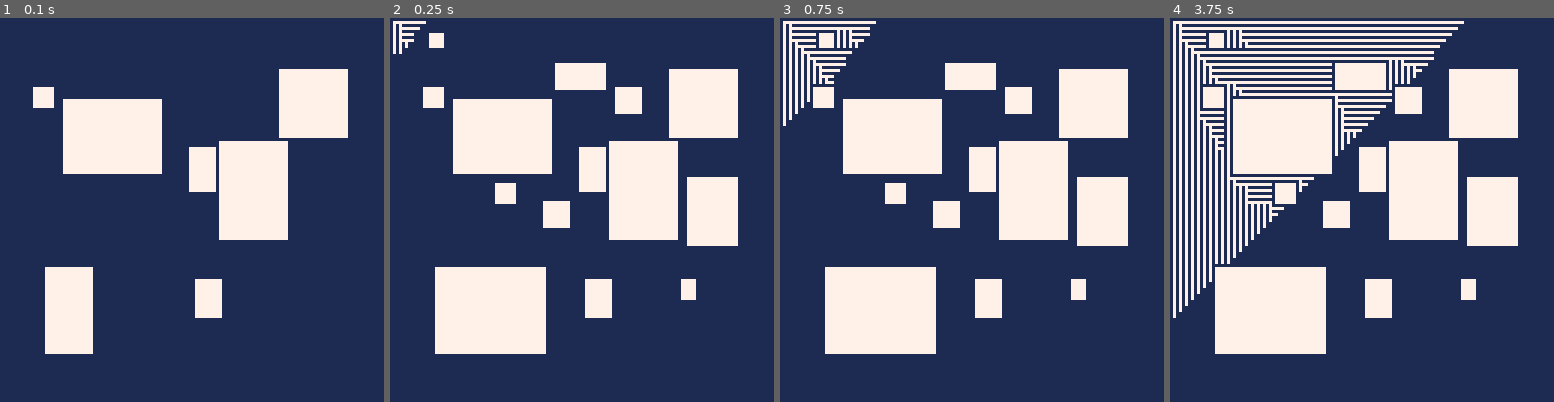
Above: before the commit, frames 1-4 (left to right).
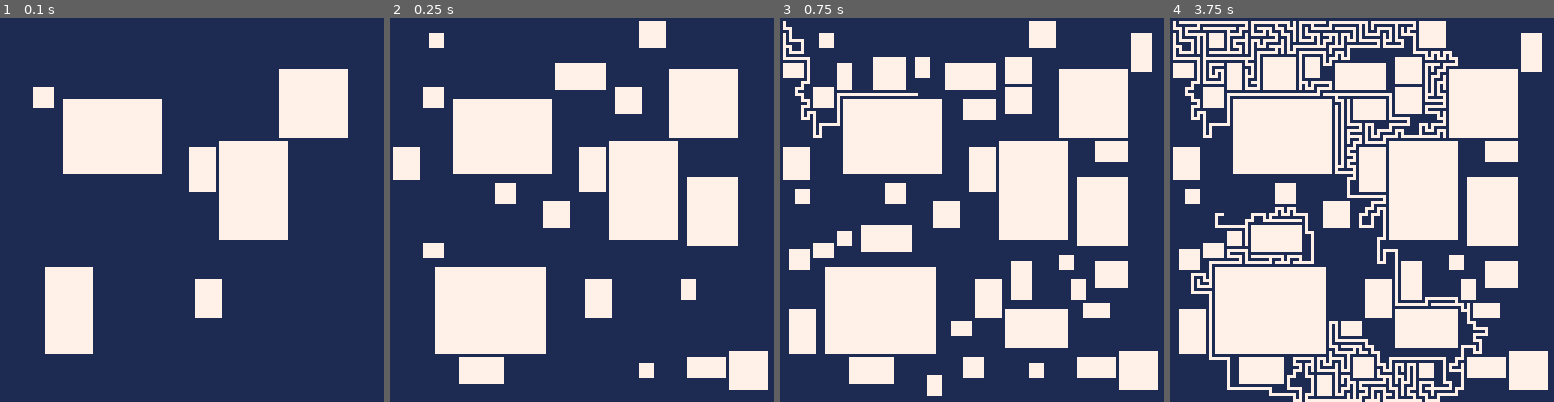
Above: after the commit, the same moments.

Repository: theRenard/PICO-8-Dungeon-Generator
Game: PICO-8 cartridge dungeon-generator.p8
Two runs of this game, one before a commit and one after it. Both use one fixed random seed, a clock stepped at 60 frames per second and the inputs below.
Inputs:
- Up to frame 1 (0.1 s): no input
- Up to frame 2 (0.25 s): no input
- Up to frame 3 (0.75 s): no input
- Up to frame 4 (3.75 s): no input

Frame 1 is identical in both runs. In frame 2, 4.2% of the frame differs, in the area x 0-99%, y 0-97%; in frame 3, 15%; in frame 4, 23%, in the area x 0-99%, y 0-100%.

Commit message:
Increase numRoomTries to 1000 and change method selection to chose_newest in generator.lua for enhanced room generation

Diff:
--- a/lua/generator.lua
+++ b/lua/generator.lua
@@ -8,10 +8,10 @@
 
 -- Constants
 local drawStep = true
-local method = 2 -- chose_random = 1, chose_oldest = 2, chose_newest = 3
+local method = 3 -- chose_random = 1, chose_oldest = 2, chose_newest = 3
 local dungeonWidth = 128
 local dungeonHeight = 128
-local numRoomTries = 100 -- number of rooms to try, the greater the number, the more rooms
+local numRoomTries = 1000 -- number of rooms to try, the greater the number, the more rooms
 local roomExtraSize = 20
 local extraConnectorChance = 40
 
